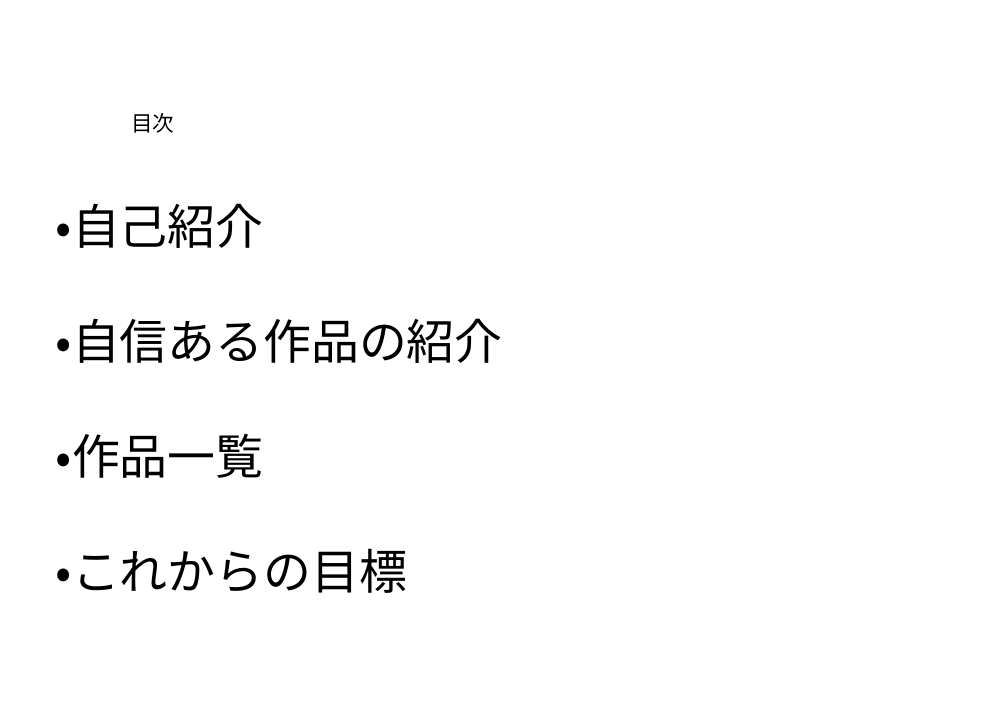
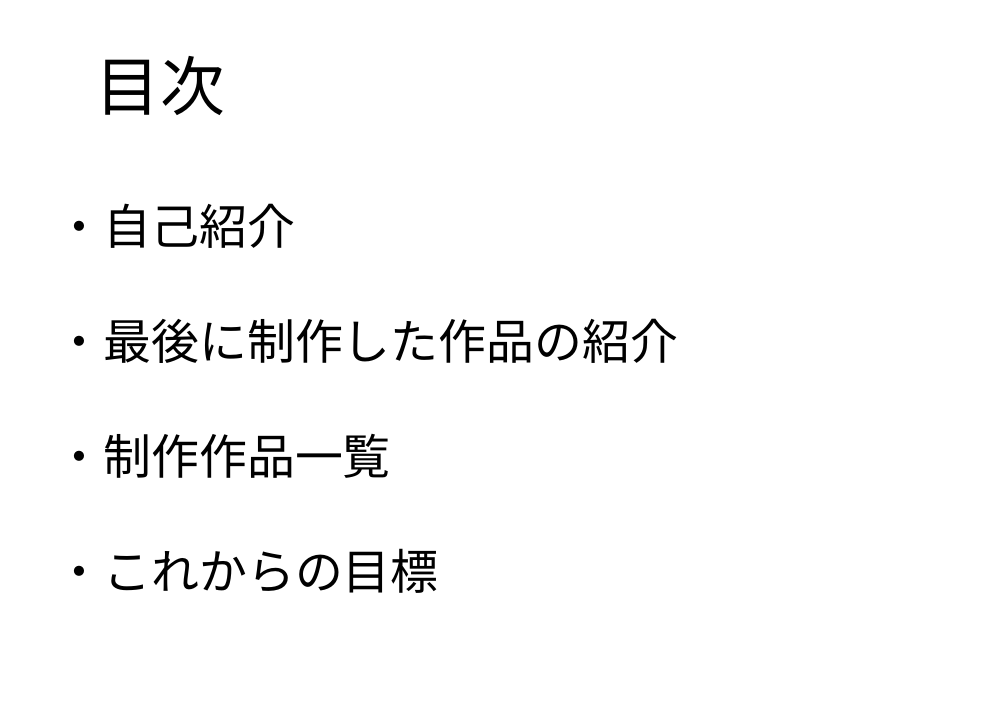
Before and after one commit to Hmmtrnt/Protfolio, a slide deck: slide 2 of ポートフォリオ.pptx. Drawn at 1008x713 pixels with LibreOffice and Linux fonts; fonts in the diff are those of the drawing. Boxes give left, top, right and bottom in pixels: in the first picture for what was removed or moved away, otherwise in the second. Text is boxed around its words. In the diff, an @@ line names an element or a change of style, - is before the commit and + after.

```diff
--- a/ポートフォリオ.pptx
+++ b/ポートフォリオ.pptx
@@ text "目次": place and size @@
-text "目次" at (131,113,174,133)
+text "目次" at (95,56,224,115)
@@ text "目次" at (95,56,224,115): size 18 to 54 pt, font Calibri to Noto Sans CJK JP @@
@@ text at (56,203,439,593): font Calibri to Noto Sans CJK JP in "・自己紹介", "・これからの目標" @@
@@ text at (56,318,678,478): text changed; font Calibri to Noto Sans CJK JP @@
-・自信ある作品の紹介
-・作品一覧
+・最後に制作した作品の紹介
+・制作作品一覧
```
Also in this commit, not shown: 4 other slides changed, 7 slides added, 7 slides removed, 1 other file.
